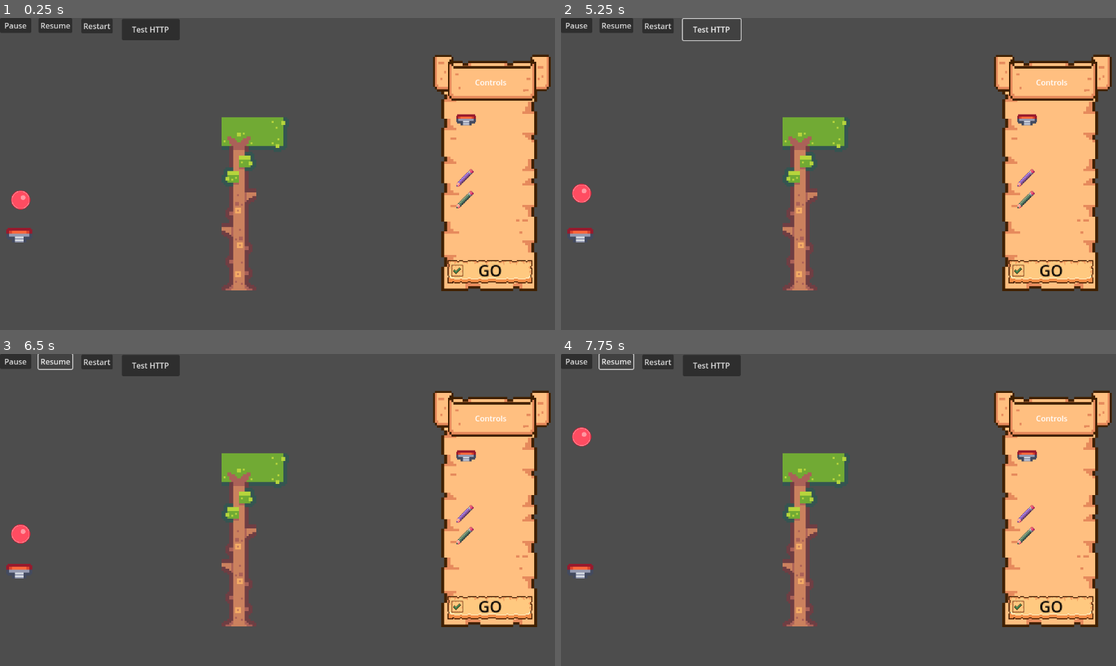
Above: before the commit, frames 1-4 (two rows, left to right).
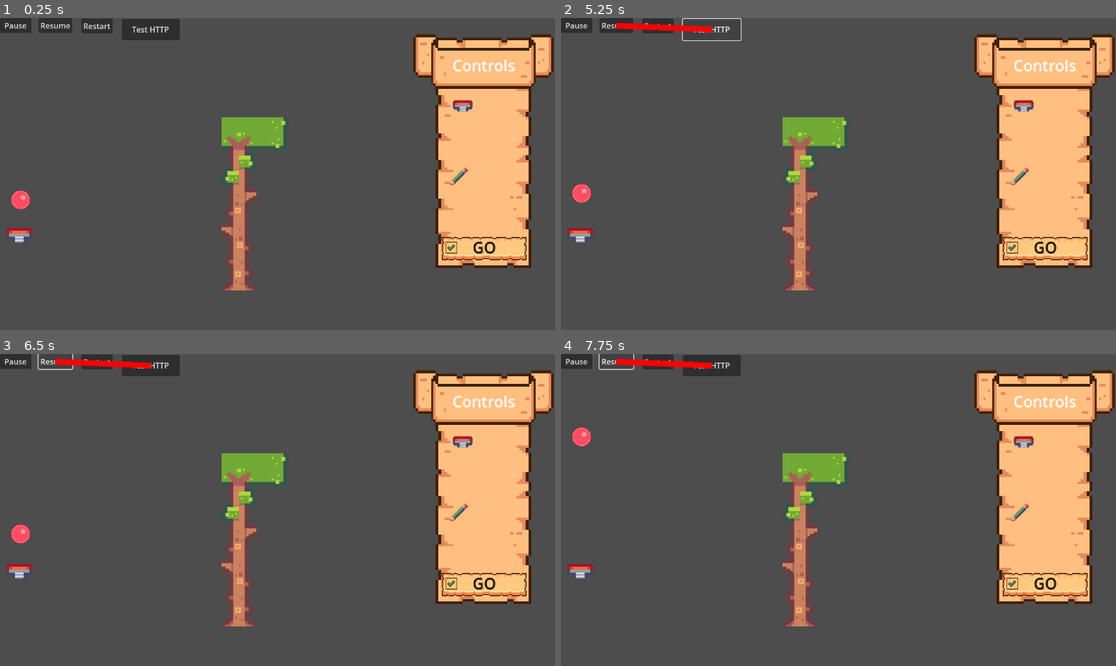
Above: after the commit, the same moments.

Repository: davidjmstewart/inyago
Game: Godot game, scene res://DemoLevel.tscn
Two runs of this game, one before a commit and one after it. Both use one fixed random seed, a clock stepped at 60 frames per second and the inputs below.
Inputs:
- Up to frame 1 (0.25 s): no input
- Up to frame 2 (5.25 s): click "Restart" at 0.5 s; click "Restart" at 1.25 s; click "Restart" at 2 s; click "GO" at 2.75 s; click "GO" at 3.5 s; click "Resume" at 4.25 s; click "Test HTTP" at 5 s
- Up to frame 3 (6.5 s): click "Resume" at 5.75 s
- Up to frame 4 (7.75 s): click "Test HTTP" at 6.5 s; click "Resume" at 7.25 s

The runs differ from the first frame. In frame 1, 8.1% of the frame differs, in the area x 74-100%, y 5-88%; in frame 2, 8.4%; in frame 3, 8.4%; in frame 4, 8.4%, in the area x 9-100%, y 1-88%.

Commit message:
Updated gitignore. Prevented starting drawing on the controls panel.

Diff:
--- a/game_src/DemoLevel.gd
+++ b/game_src/DemoLevel.gd
@@ -5,15 +5,19 @@
 	DRAWING,
 	PROP_PLACEMENT
 }
+
 var obstacle_scene = load("res://scenes/ObstacleScene.tscn");
 var state: DRAWING_STATE = DRAWING_STATE.RELEASED;
+var current_drawing_type: Types.DRAWABLE_OBSTACLE_TYPES = Types.DRAWABLE_OBSTACLE_TYPES.NORMAL;
+
+
 var obstacle_points: Array[Obstacle];
 var obstacle_scenes: Array = []; # Array of ObstacleScenes
 var from: Vector2;
 var to: Vector2;
 var prop_is_being_placed: bool = false;
 var current_obstacle_scene;
-
+var invalid_drawing_start_location = false;
 # Called when the node enters the scene tree for the first time.
 func _ready():
 	get_tree().paused = true
@@ -29,7 +33,7 @@
 	if (len(props)):
 		prop_is_being_placed = props.any(func (p): return p.get_interaction_state() == Types.PROP_INTERACTION_STATE.PLACING);
 
-	if (prop_is_being_placed):
+	if (prop_is_being_placed or invalid_drawing_start_location):
 		return
 	if event is InputEventMouseButton and not (prop_is_being_placed or state == DRAWING_STATE.PROP_PLACEMENT):
 #	if event is InputEventMouseButton and not (state == DRAWING_STATE.PROP_PLACEMENT):
@@ -41,15 +45,16 @@
 			from = event.position;
 			from =  get_local_mouse_position()
 		elif (not event.pressed):
-			print('released')
-			state = DRAWING_STATE.RELEASED
-			to = event.position;
-			to =  get_local_mouse_position()
-			var ob = Obstacle.new(from, to, Types.DRAWABLE_OBSTACLE_TYPES.NORMAL);
-			obstacle_points.append(ob);
-			current_obstacle_scene.set_points(obstacle_points)
-			obstacle_points=[]
-			current_obstacle_scene = null;
+			if (len(obstacle_points)):
+				print('released')
+				state = DRAWING_STATE.RELEASED
+				to = event.position;
+				to =  get_local_mouse_position()
+				var ob = Obstacle.new(from, to, Types.DRAWABLE_OBSTACLE_TYPES.NORMAL);
+				obstacle_points.append(ob);
+				current_obstacle_scene.set_points(obstacle_points)
+				obstacle_points=[]
+				current_obstacle_scene = null;
 
 	elif event is InputEventMouseMotion:
 		if (state == DRAWING_STATE.RELEASED):
@@ -71,11 +76,24 @@
 func _on_resume_pressed():
 	get_tree().paused = false
 
-
 func _on_restart_pressed():
 	get_tree().reload_current_scene()
 
-
 func _on_go_button_pressed():
 	get_tree().paused = false
-	pass # Replace with function body.
+
+func _on_spring_placement_control_mouse_entered():
+	invalid_drawing_start_location = true
+
+func _on_spring_placement_control_mouse_exited():
+	invalid_drawing_start_location = false
+
+func _on_normal_pencil_control_normal_pencil_clicked():
+	var invalid_drawing_start_location = false;
+	state = DRAWING_STATE.RELEASED;
+
+func _on_game_controls_mouse_entered():
+	invalid_drawing_start_location = true
+
+func _on_game_controls_mouse_exited():
+	invalid_drawing_start_location = false
--- a/game_src/DemoLevel.tscn
+++ b/game_src/DemoLevel.tscn
@@ -16,6 +16,7 @@
 [ext_resource type="Script" path="res://scripts/SpringPlacementControl.gd" id="12_e61yt"]
 [ext_resource type="Texture2D" uid="uid://hehrk67m7xbu" path="res://assets/textures/pencils/pencil9.png" id="14_5hxm7"]
 [ext_resource type="Texture2D" uid="uid://e41okn4gw4li" path="res://assets/textures/pencils/pencil12.png" id="15_mh0ef"]
+[ext_resource type="Script" path="res://scripts/NormalPencilControl.gd" id="16_4p6el"]
 [ext_resource type="Script" path="res://scripts/TestHTTPButton.gd" id="17_0k1o0"]
 
 [sub_resource type="CircleShape2D" id="CircleShape2D_dhx0a"]
@@ -26,6 +27,10 @@
 [node name="GameRoot" type="Node2D"]
 process_mode = 3
 script = ExtResource("1_m40wg")
+
+[node name="Label" type="Label" parent="."]
+offset_right = 40.0
+offset_bottom = 23.0
 
 [node name="Ball" type="RigidBody2D" parent="."]
 position = Vector2(43, 378)
@@ -68,20 +73,23 @@
 text = "Restart"
 
 [node name="GameControls" type="Control" parent="."]
-layout_mode = 3
-anchors_preset = 0
-offset_right = 40.0
-offset_bottom = 40.0
+process_mode = 3
+layout_mode = 3
+anchors_preset = 0
+offset_left = 928.0
+offset_top = -7.0
+offset_right = 1168.0
+offset_bottom = 512.0
 mouse_filter = 1
 
 [node name="GO_Button" type="TextureButton" parent="GameControls"]
 process_mode = 3
 z_index = 1
 layout_mode = 0
-offset_left = 921.0
-offset_top = 495.0
-offset_right = 1017.0
-offset_bottom = 532.0
+offset_left = -19.0
+offset_top = 454.0
+offset_right = 77.0
+offset_bottom = 486.0
 scale = Vector2(2, 2)
 mouse_filter = 1
 mouse_default_cursor_shape = 2
@@ -112,40 +120,42 @@
 [node name="ControlsBackground" type="TextureRect" parent="GameControls"]
 z_index = -1
 layout_mode = 0
-offset_left = 916.0
-offset_top = 89.0
-offset_right = 1115.0
-offset_bottom = 567.0
+offset_left = -24.0
+offset_top = 48.0
+offset_right = 175.0
+offset_bottom = 526.0
 mouse_filter = 2
 texture = ExtResource("11_6nrda")
 
 [node name="Banner" type="Control" parent="GameControls"]
 layout_mode = 3
 anchors_preset = 0
-offset_left = 929.0
-offset_top = 93.0
-offset_right = 1114.0
-offset_bottom = 169.0
+offset_left = -11.0
+offset_top = 52.0
+offset_right = 174.0
+offset_bottom = 128.0
 mouse_filter = 1
 
 [node name="BannerTexture" type="TextureRect" parent="GameControls/Banner"]
 layout_mode = 0
-offset_left = -91.0
+offset_left = -131.0
 offset_top = -45.0
-offset_right = 275.0
-offset_bottom = 107.0
+offset_right = 304.0
+offset_bottom = 136.0
 texture = ExtResource("6_ikjn7")
 
 [node name="Label" type="Label" parent="GameControls/Banner"]
 layout_mode = 0
-offset_left = 57.0
-offset_top = 29.0
-offset_right = 123.0
-offset_bottom = 55.0
+offset_left = 22.0
+offset_top = 30.0
+offset_right = 89.0
+offset_bottom = 56.0
+scale = Vector2(2, 2)
 text = "Controls"
 
 [node name="SpringSprite" type="Sprite2D" parent="GameControls"]
-position = Vector2(968, 202)
+process_mode = 3
+position = Vector2(33, 180)
 scale = Vector2(2.28947, 2.28947)
 texture = ExtResource("12_d6emw")
 hframes = 20
@@ -160,16 +170,28 @@
 offset_right = 10.0
 offset_bottom = 11.0
 script = ExtResource("12_e61yt")
+metadata/_edit_use_anchors_ = true
 
 [node name="StickyPencilSprite" type="Sprite2D" parent="GameControls"]
-position = Vector2(965, 377)
-scale = Vector2(1.38462, 1.38462)
-texture = ExtResource("14_5hxm7")
-
-[node name="StickyPencilSprite2" type="Sprite2D" parent="GameControls"]
+visible = false
 position = Vector2(965, 332)
 scale = Vector2(1.38462, 1.38462)
 texture = ExtResource("15_mh0ef")
+
+[node name="NormalPencilSprite" type="Sprite2D" parent="GameControls"]
+position = Vector2(25, 336)
+scale = Vector2(1.38462, 1.38462)
+texture = ExtResource("14_5hxm7")
+
+[node name="NormalPencilControl" type="Control" parent="GameControls/NormalPencilSprite"]
+layout_mode = 3
+anchors_preset = 0
+offset_left = -17.0
+offset_top = -18.0
+offset_right = 89.0
+offset_bottom = 19.0
+mouse_default_cursor_shape = 2
+script = ExtResource("16_4p6el")
 
 [node name="AudioListener" type="AudioListener2D" parent="."]
 position = Vector2(568, 348)
@@ -193,7 +215,13 @@
 [connection signal="pressed" from="Pause" to="." method="_on_button_pressed"]
 [connection signal="pressed" from="Resume" to="." method="_on_resume_pressed"]
 [connection signal="pressed" from="Restart" to="." method="_on_restart_pressed"]
+[connection signal="mouse_entered" from="GameControls" to="." method="_on_game_controls_mouse_entered"]
+[connection signal="mouse_exited" from="GameControls" to="." method="_on_game_controls_mouse_exited"]
 [connection signal="pressed" from="GameControls/GO_Button" to="." method="_on_go_button_pressed"]
 [connection signal="gui_input" from="GameControls/SpringSprite/SpringPlacementControl" to="GameControls/SpringSprite/SpringPlacementControl" method="_on_gui_input"]
+[connection signal="mouse_entered" from="GameControls/SpringSprite/SpringPlacementControl" to="." method="_on_spring_placement_control_mouse_entered"]
 [connection signal="mouse_entered" from="GameControls/SpringSprite/SpringPlacementControl" to="GameControls/SpringSprite/SpringPlacementControl" method="_on_mouse_entered"]
+[connection signal="mouse_exited" from="GameControls/SpringSprite/SpringPlacementControl" to="." method="_on_spring_placement_control_mouse_exited"]
+[connection signal="gui_input" from="GameControls/NormalPencilSprite/NormalPencilControl" to="GameControls/NormalPencilSprite/NormalPencilControl" method="_on_gui_input"]
+[connection signal="normal_pencil_clicked" from="GameControls/NormalPencilSprite/NormalPencilControl" to="." method="_on_normal_pencil_control_normal_pencil_clicked"]
 [connection signal="pressed" from="TestHTTPButton" to="TestHTTPButton" method="_on_pressed"]
--- a/game_src/Types.gd
+++ b/game_src/Types.gd
@@ -1,6 +1,6 @@
 extends Node
 
 enum PROP_TYPE {SPRING}
-enum DRAWABLE_OBSTACLE_TYPES { NORMAL, WORLD_INTERACTIVE }
+enum DRAWABLE_OBSTACLE_TYPES { NORMAL, STICKY }
 enum SERIALISABLE_TYPES { DRAWABLE_OBSTACLE, PROP }
 enum PROP_INTERACTION_STATE {PLACING, PLACED, INACTIVE }
--- a/game_src/scenes/props/spring.tscn
+++ b/game_src/scenes/props/spring.tscn
@@ -45,6 +45,7 @@
 }
 
 [node name="SpringRoot" type="Node2D" groups=["Prop", "Serialisable", "SpringScene"]]
+process_mode = 3
 scale = Vector2(3, 3)
 script = ExtResource("1_5cdqg")
 
--- /dev/null
+++ b/game_src/scripts/NormalPencilControl.gd
@@ -0,0 +1,21 @@
+extends Control
+
+signal normal_pencil_clicked
+#signal spring_placed
+# Called when the node enters the scene tree for the first time.
+func _ready():
+	pass # Replace with function body.
+
+
+# Called every frame. 'delta' is the elapsed time since the previous frame.
+func _process(delta):
+	pass
+
+
+func _on_gui_input(event):
+	if event is InputEventMouseButton:
+		if (event.pressed):
+			normal_pencil_clicked.emit()
+
+	print('penny event')
+	pass # Replace with function body.
--- a/game_src/scripts/SpringPlacementControl.gd
+++ b/game_src/scripts/SpringPlacementControl.gd
@@ -30,5 +30,5 @@
 
 
 func _on_mouse_entered():
-	set_default_cursor_shape(Control.CURSOR_POINTING_HAND  )
+	set_default_cursor_shape(Control.CURSOR_POINTING_HAND)
 	pass # Replace with function body.
Not shown: 1 places in game_src/DemoLevel.tscn that only renumber resources
Not shown, changed: game_src/.gitignore
